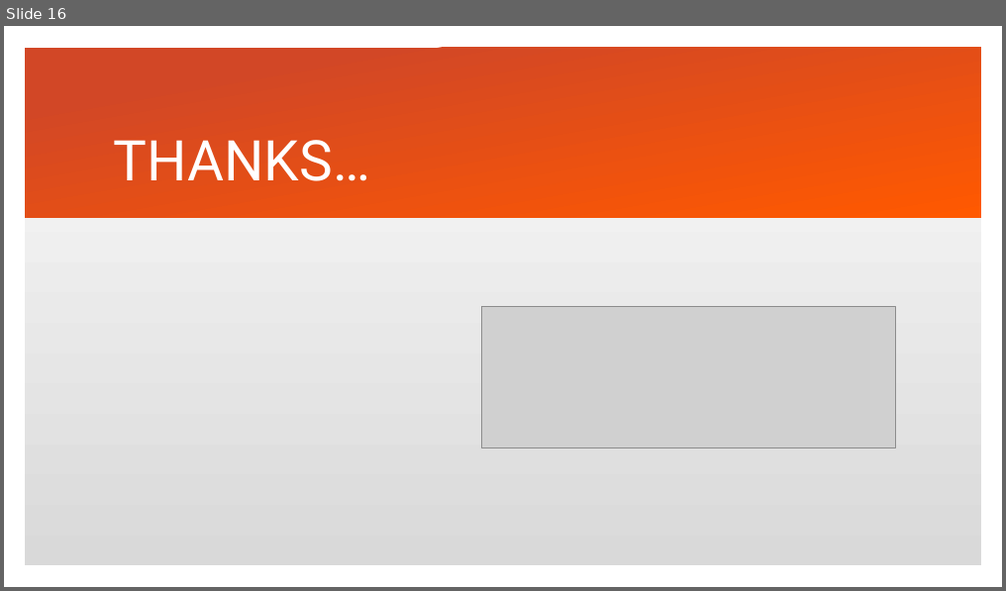
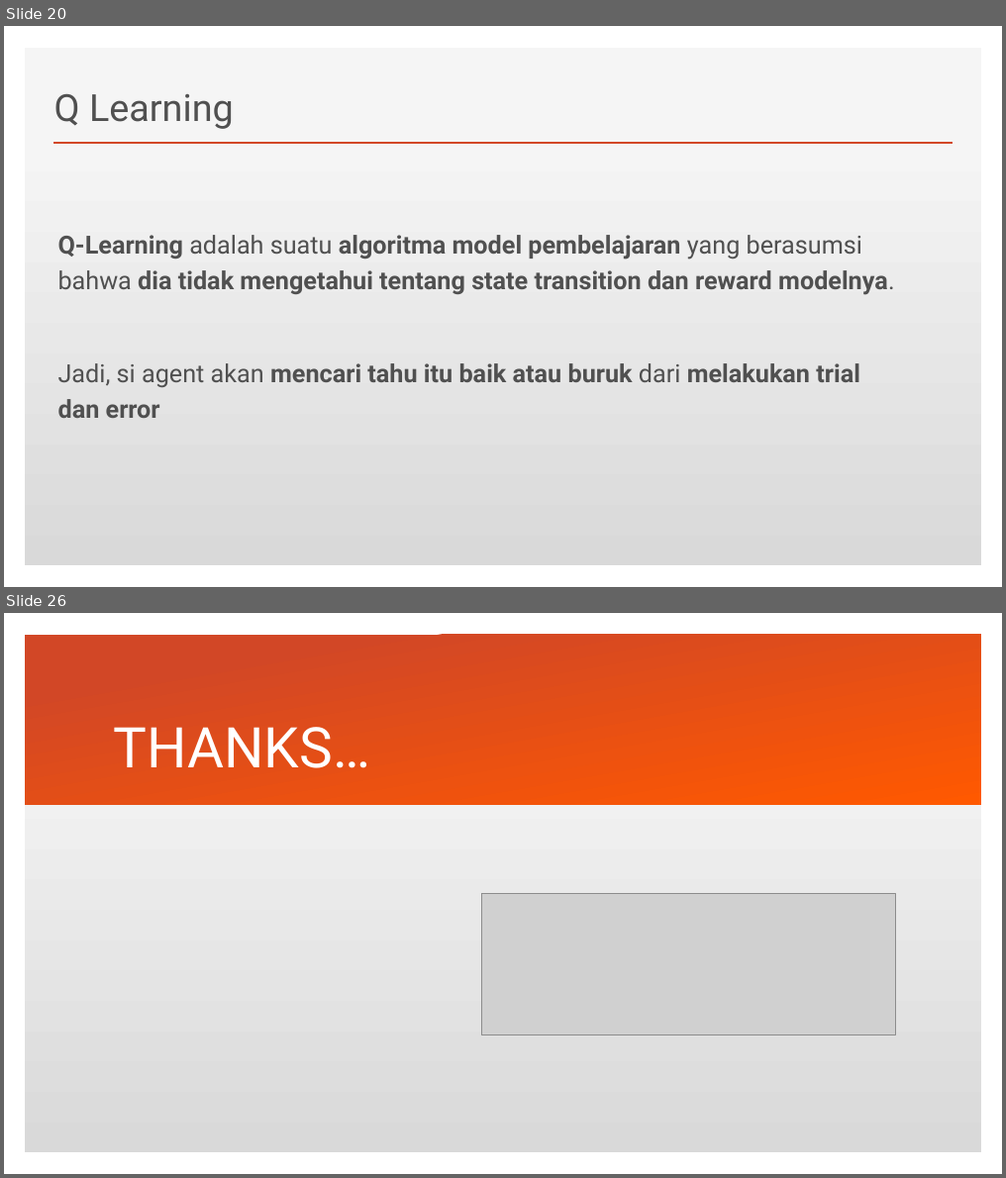
Before and after one commit to csh3l3-2017b/0b-sharing-is-caring-team_i_reinforcement_learning, a slide deck: Presentasi Kelompok Tommy.pptx. Shown one above the other, each under a label of ours: slide 16 before the commit, slides 20 and 26 after it; the slides between them are not shown. The pictures are 1006x591 and 1006x1178 pixels, drawn with LibreOffice and Linux fonts; fonts in the diff are those of the drawing; grey boxes stand for pictures. Boxes give left, top, right and bottom in pixels: in the first picture for what was removed or moved away, otherwise in the second. Text is boxed around its words. In the diff, an @@ line names an element or a change of style, - is before the commit and + after.

```diff
--- a/Presentasi Kelompok Tommy.pptx
+++ b/Presentasi Kelompok Tommy.pptx
@@ slide 20 added at box(4, 26, 1002, 587), background #FFFFFF; not listed: 2 template elements that a slide beside it also shows @@
@@ title added at box(54, 94, 234, 129), 36 pt, text #505050 @@
+Q Learning
@@ line added from (54, 143) to (952, 143), #D24726 2 pt @@
@@ text added at box(58, 235, 895, 418), 24 pt, text #505050, bold @@
+Q-Learning adalah suatu algoritma model pembelajaran yang berasumsi bahwa dia tidak mengetahui tentang state transition dan reward modelnya.
+Jadi, si agent akan mencari tahu itu baik atau buruk dari melakukan trial dan error
@@ what was slide 16 is now slide 26 @@
```
Also in this commit, not shown: 1 slide changed, 10 other slides added, 1 slide removed, 3 other files.
